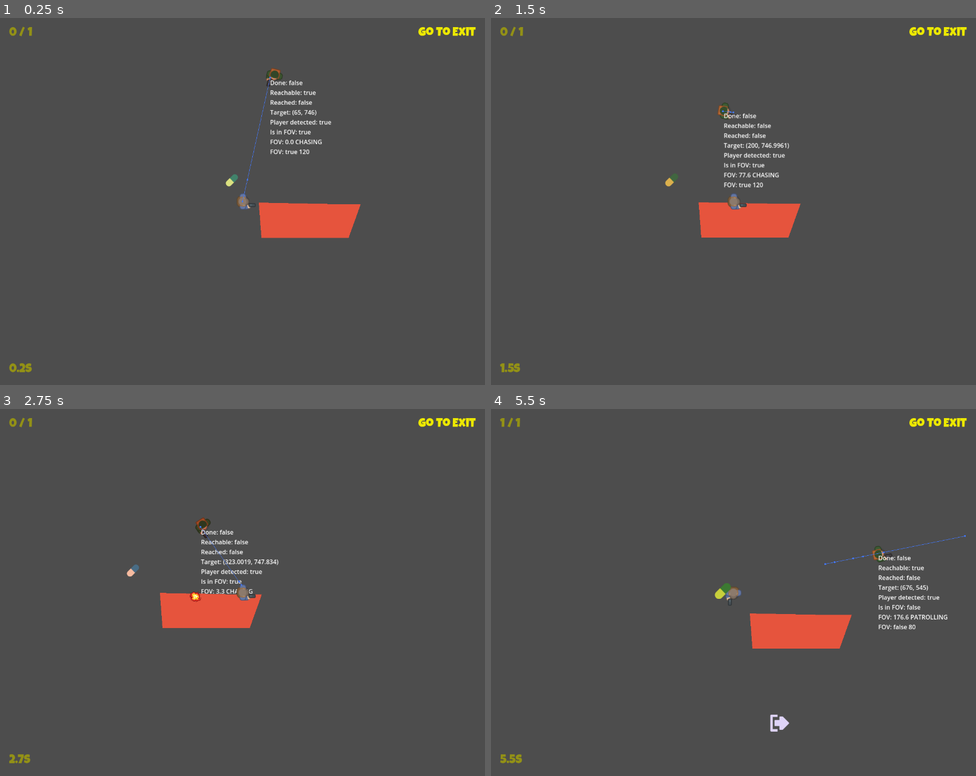
Above: before the commit, frames 1-4 (two rows, left to right).
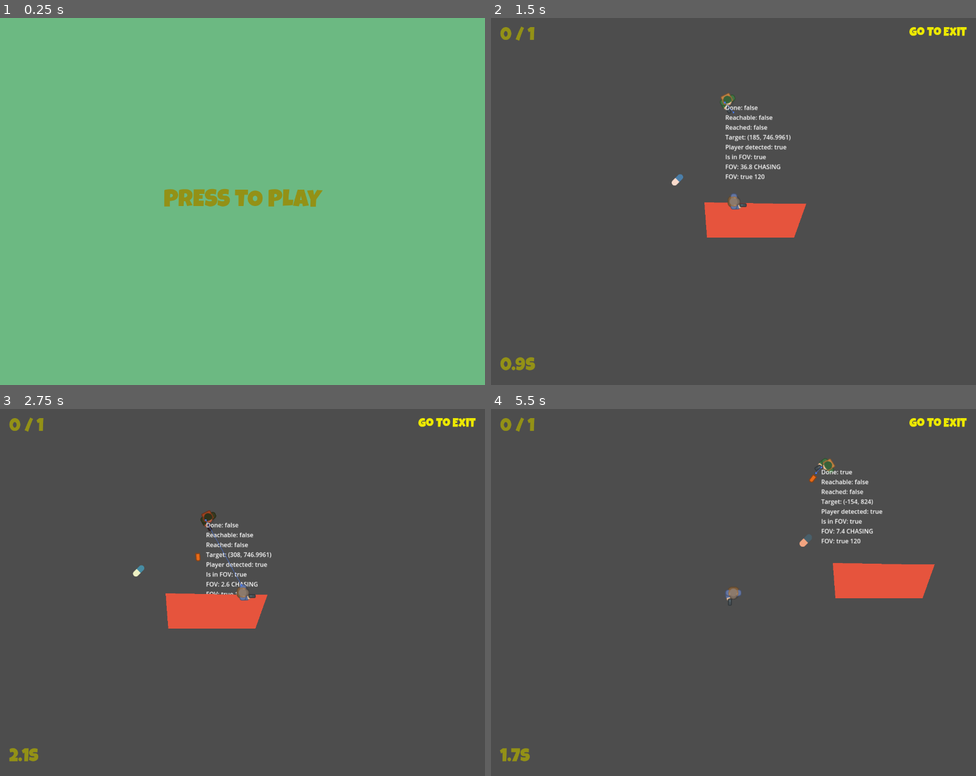
Above: after the commit, the same moments.

Repository: Nhanth123/top-down-shooter
Game: Godot game, scene res://scenes/Main/main.tscn
The game is run twice, just before and just after one commit, with the same random seed, the same clock (stepped at 60 frames per second) and the same inputs. Before the commit the project starts from res://scenes/level_map.tscn. Sound files missing from this copy of the repository are replaced by a short silence.
Inputs (mouse positions are in pixels of both pictures, inside the frame that each line leads up to):
- Up to frame 1 (0.25 s): no input
- Up to frame 2 (1.5 s): tap Enter at 0.5 s; move the mouse to (840, 183) at 0.52 s; hold D (right) 0.53-1.28 s; tap Space (Space, bound only after the commit) at 0.6 s; move the mouse to (636, 219) at 1.27 s; hold S (down) from 1.28 s (still down); click (636, 219) at 1.35 s
- Up to frame 3 (2.75 s): tap Space (Space, bound only after the commit) at 1.55, 2.1 s; move the mouse to (291, 511) at 2.02 s; release S (down) at 2.03 s; hold D (right) from 2.03 s (still down)
- Up to frame 4 (5.5 s): move the mouse to (709, 665) at 2.77 s; release D (right) at 2.78 s; hold W (up) 2.78-3.53 s; tap Space (Space, bound only after the commit) at 2.85, 3.5, 3.8, 4.35, 5.1 s; move the mouse to (879, 647) at 3.52 s; hold A (left) 3.53-5.03 s; click (879, 647) at 3.6 s; move the mouse to (588, 537) at 4.27 s; move the mouse to (757, 592) at 5.02 s; hold S (down) from 5.03 s (still down)

The runs differ from the first frame. In frame 1, 100% of the frame differs, in the area x 0-100%, y 0-100%; in frame 2, 1.7%; in frame 3, 1.8%; in frame 4, 5.3%.

Commit message:
Feature: implement main scene

Diff:
--- a/project.godot
+++ b/project.godot
@@ -11,7 +11,7 @@
 [application]
 
 config/name="top-down-shooter"
-run/main_scene="res://scenes/level_map.tscn"
+run/main_scene="res://scenes/Main/main.tscn"
 config/features=PackedStringArray("4.3", "Mobile")
 config/icon="res://icon.svg"
 
@@ -19,6 +19,7 @@
 
 SignalManager="*res://singleton/signal_manager.gd"
 SoundManager="*res://singleton/sound_manager.gd"
+GameManager="*res://singleton/game_manager.gd"
 
 [display]
 
@@ -58,6 +59,11 @@
 "events": [Object(InputEventKey,"resource_local_to_scene":false,"resource_name":"","device":-1,"window_id":0,"alt_press …(192 unchanged characters)…
 ]
 }
+Space={
+"deadzone": 0.5,
+"events": [Object(InputEventKey,"resource_local_to_scene":false,"resource_name":"","device":-1,"window_id":0,"alt_pressed":false,"shift_pressed":false,"ctrl_pressed":false,"meta_pressed":false,"pressed":false,"keycode":0,"physical_keycode":32,"key_label":0,"unicode":32,"location":0,"echo":false,"script":null)
+]
+}
 
 [layer_names]
 
--- a/scenes/Bullet/bullet.gd
+++ b/scenes/Bullet/bullet.gd
@@ -4,6 +4,8 @@
 const speed: float = 250.0
 var _dir_of_travel : Vector2 = Vector2.ZERO
 var _target_position : Vector2 = Vector2.ZERO
+@onready var timer: Timer = $Timer
+
 
 func _ready() -> void:
 	look_at(_target_position)
@@ -13,11 +15,11 @@
 	position += speed * delta * _dir_of_travel
 
 
-
 func init(target: Vector2, start_pos:Vector2) -> void:
 	_target_position = target
 	_dir_of_travel = start_pos.direction_to(target)
 	global_position = start_pos
+
 
 func create_boom() -> void:
 	var b = boom.instantiate()
@@ -31,4 +33,8 @@
 
 
 func _on_body_entered(body: Node2D) -> void:
-	create_boom()
+	if body.is_in_group("Player") == true:
+		timer.stop
+		SignalManager.on_game_over.emit()
+	else:
+		create_boom()
--- a/scenes/GameUI/game_ui.gd
+++ b/scenes/GameUI/game_ui.gd
@@ -7,14 +7,21 @@
 @onready var color_rect: ColorRect = $ColorRect
 
 var _time: float = 0.0
+var _game_over: bool = false
+
 
 func _ready() -> void:
 	SignalManager.on_show_exit.connect(_on_show_exit)
 	SignalManager.on_exit.connect(_on_exit)
+	SignalManager.on_game_over.connect(_on_game_over)
 
 func _process(delta: float) -> void:
-	_time += delta
-	time_label.text = "%.1fs" % _time
+	if _game_over  == false:
+		_time += delta
+		time_label.text = "%.1fs" % _time
+	elif Input.is_action_just_pressed("Space"):
+		GameManager.load_main_scene()
+
 
 func update_score(act: int , target: int) -> void:
 	score_label.text = "%s / %s" % [act, target]
@@ -24,5 +31,13 @@
 
 func _on_exit():
 	set_process(false)
+	_game_over = true
 	color_rect.show()
-	game_over.text = "Well done, you took: %.1f seconds" % _time
+	game_over.text = "Welcome done, You took  %1.f seconds" % _time
+
+
+func _on_game_over():
+	if _game_over == false:
+		_game_over = true
+		color_rect.show()
+		game_over.text = "You lose, press [Space] to try again!"
--- a/scenes/GameUI/label_orange.tres
+++ b/scenes/GameUI/label_orange.tres
@@ -4,5 +4,5 @@
 
 [resource]
 font = ExtResource("1_8o5sn")
-font_size = 32
+font_size = 48
 font_color = Color(0.575695, 0.566589, 0.0850052, 1)
--- /dev/null
+++ b/scenes/Main/main.gd
@@ -0,0 +1,6 @@
+extends Control
+
+
+func _process(_delta: float) -> void:
+	if Input.is_action_just_pressed("Space"):
+		GameManager.load_game_scense()
--- /dev/null
+++ b/scenes/Main/main.tscn
@@ -0,0 +1,43 @@
+[gd_scene load_steps=4 format=3 uid="uid://cluxbsbmlgxxi"]
+
+[ext_resource type="Script" path="res://scenes/Main/main.gd" id="1_5k4fm"]
+[ext_resource type="FontFile" uid="uid://d2lrv4ilq5n7a" path="res://assets/fonts/LuckiestGuy-Regular.ttf" id="1_uh505"]
+
+[sub_resource type="LabelSettings" id="LabelSettings_cr7ms"]
+font = ExtResource("1_uh505")
+font_size = 64
+font_color = Color(0.575695, 0.566589, 0.0850052, 1)
+
+[node name="Main" type="Control"]
+layout_mode = 3
+anchors_preset = 15
+anchor_right = 1.0
+anchor_bottom = 1.0
+grow_horizontal = 2
+grow_vertical = 2
+script = ExtResource("1_5k4fm")
+
+[node name="ColorRect" type="ColorRect" parent="."]
+layout_mode = 1
+anchors_preset = 15
+anchor_right = 1.0
+anchor_bottom = 1.0
+grow_horizontal = 2
+grow_vertical = 2
+color = Color(0.423658, 0.725314, 0.511496, 1)
+
+[node name="Label" type="Label" parent="."]
+layout_mode = 1
+anchors_preset = 8
+anchor_left = 0.5
+anchor_top = 0.5
+anchor_right = 0.5
+anchor_bottom = 0.5
+offset_left = -58.0
+offset_top = -11.5
+offset_right = 58.0
+offset_bottom = 11.5
+grow_horizontal = 2
+grow_vertical = 2
+text = "PRESS TO PLAY"
+label_settings = SubResource("LabelSettings_cr7ms")
--- a/scenes/NPC/npc.gd
+++ b/scenes/NPC/npc.gd
@@ -38,8 +38,12 @@
 	set_physics_process(false)
 	create_waypoint()
 	_player_ref = get_tree().get_first_node_in_group("Player")
+	#call_deferred("set_physics_process", true)
+	call_deferred("late_setup")
+
+func late_setup():
+	await get_tree().physics_frame
 	call_deferred("set_physics_process", true)
-
 
 func create_waypoint():
 	for c in get_node(patrol_points).get_children():
@@ -166,6 +170,7 @@
 		velocity = global_position.direction_to(next_path_position) * SPEED[_state]
 		move_and_slide()
 
+
 func shoot() -> void:
 	var target = _player_ref.global_position
 	var b  = BULLET.instantiate()
@@ -173,7 +178,12 @@
 	get_tree().root.add_child(b)
 	SoundManager.play_laser(gasp_sound)
 
+
 func _on_shoot_timer_timeout() -> void:
 	if _state != ENEMY_STATE.CHASING:
 		return
 	shoot()
+
+
+func _on_hit_area_body_entered(body: Node2D) -> void:
+	SignalManager.on_game_over.emit()
--- a/scenes/NPC/npc.tscn
+++ b/scenes/NPC/npc.tscn
@@ -45,6 +45,9 @@
 "alert": SubResource("Animation_mb62i")
 }
 
+[sub_resource type="CircleShape2D" id="CircleShape2D_567rd"]
+radius = 22.0
+
 [node name="NPC" type="CharacterBody2D" groups=["NPC"]]
 collision_layer = 0
 script = ExtResource("1_jfw7b")
@@ -89,4 +92,12 @@
 wait_time = 1.5
 autostart = true
 
+[node name="HitArea" type="Area2D" parent="."]
+collision_layer = 0
+collision_mask = 4
+
+[node name="CollisionShape2D" type="CollisionShape2D" parent="HitArea"]
+shape = SubResource("CircleShape2D_567rd")
+
 [connection signal="timeout" from="Shoot_Timer" to="." method="_on_shoot_timer_timeout"]
+[connection signal="body_entered" from="HitArea" to="." method="_on_hit_area_body_entered"]
--- a/scenes/level_map.gd
+++ b/scenes/level_map.gd
@@ -12,18 +12,22 @@
 	game_ui.update_score(_collected, _pickups_count)
 	SignalManager.on_pickup.connect(_on_pickup)
 	SignalManager.on_exit.connect(_on_exit)
+	SignalManager.on_game_over.connect(_on_game_over)
+
 
 func check_show_exit() ->void:
 	if _collected == _pickups_count:
 		SignalManager.on_show_exit.emit()
 		print("on_show_exit")
 
+
 func _on_pickup() -> void:
 	_collected += 1
 	game_ui.update_score(_collected, _pickups_count)
 	check_show_exit()
 
-func _on_exit():
+
+func stop_all_nodes():
 	for n in get_tree().get_nodes_in_group("Bullet"):
 		n.queue_free()
 
@@ -32,3 +36,10 @@
 
 	for n in get_tree().get_nodes_in_group("NPC"):
 		n.stop_action()
+
+
+func _on_exit():
+	stop_all_nodes()
+
+func _on_game_over():
+	stop_all_nodes()
--- /dev/null
+++ b/singleton/game_manager.gd
@@ -0,0 +1,12 @@
+extends Node
+
+
+
+const MAIN = preload("res://scenes/Main/main.tscn")
+const LEVEL_MAP = preload("res://scenes/level_map.tscn")
+
+func load_main_scene():
+	get_tree().change_scene_to_packed(MAIN)
+
+func load_game_scense():
+	get_tree().change_scene_to_packed(LEVEL_MAP)
--- a/singleton/signal_manager.gd
+++ b/singleton/signal_manager.gd
@@ -3,3 +3,4 @@
 signal on_pickup
 signal on_show_exit
 signal on_exit
+signal on_game_over
Not shown: 1 places in scenes/NPC/npc.tscn that only renumber resources
